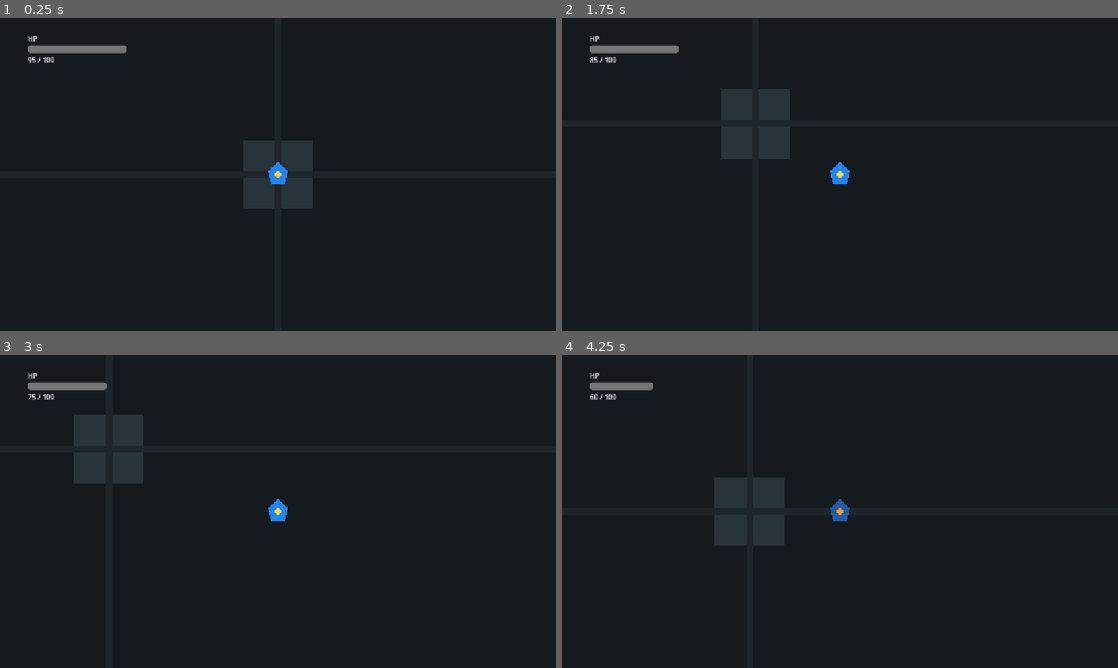
Above: before the commit, frames 1-4 (two rows, left to right).
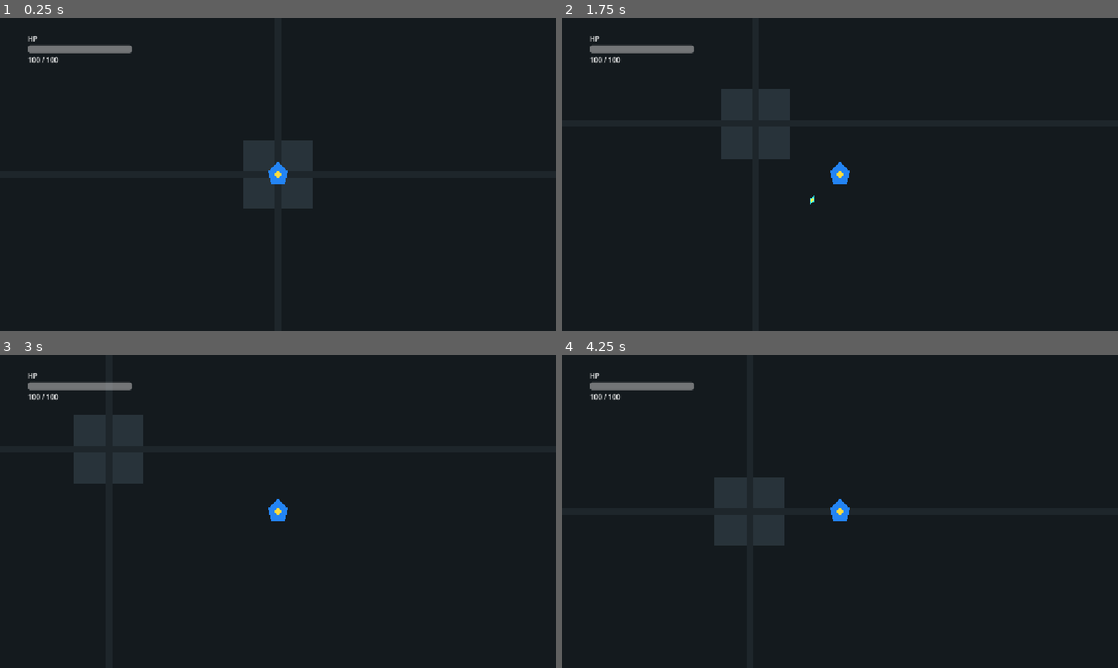
Above: after the commit, the same moments.

Repository: StanisRyz/SuperHeroes
Game: Godot game, scene res://scenes/main/Main.tscn
The game is run twice, just before and just after one commit, with the same random seed, the same clock (stepped at 60 frames per second) and the same inputs.
Inputs:
- Up to frame 1 (0.25 s): no input
- Up to frame 2 (1.75 s): tap Enter at 0.5 s; hold D (move_right) 0.53-1.28 s; hold S (move_down) from 1.28 s (still down)
- Up to frame 3 (3 s): release S (move_down) at 2.03 s; hold D (move_right) 2.03-2.78 s; hold W (move_up) from 2.78 s (still down)
- Up to frame 4 (4.25 s): release W (move_up) at 3.53 s; hold Left (move_left) from 3.53 s (still down)

The runs differ from the first frame. In frame 1, less than 0.1% of the frame differs, in the area x 5-24%, y 8-15%; in frame 2, 0.1%; in frame 3, 0.2%; in frame 4, 0.4%, in the area x 5-52%, y 8-54%.

Commit message:
Add projectile-based player autoattack.
Adds a simple PlayerProjectile scene and script, wires a ProjectileContainer into the arena, and updates PlayerAutoAttack to spawn projectiles toward the nearest valid enemy instead of applying instant damage. Updates README.md and Agents.md while keeping the patch focused on projectile autoattack without adding XP, upgrades, active abilities, mobile controls, or Yandex SDK integration.

Diff:
--- a/scenes/game/Arena.gd
+++ b/scenes/game/Arena.gd
@@ -4,6 +4,7 @@
 
 @onready var player: Node = get_node_or_null("Player")
 @onready var enemy_container: Node = get_node_or_null("EnemyContainer")
+@onready var projectile_container: Node = get_node_or_null("ProjectileContainer")
 @onready var enemy_spawner: Node = get_node_or_null("EnemySpawner")
 @onready var hud: Node = get_node_or_null("GameHUD")
 
@@ -31,6 +32,16 @@
 	else:
 		push_warning("GameHUD does not implement setup(player).")
 
+	var auto_attack := player.get_node_or_null("AutoAttack")
+	if projectile_container == null:
+		push_warning("Arena could not find ProjectileContainer node.")
+	elif auto_attack == null:
+		push_warning("Arena could not find Player/AutoAttack node.")
+	elif auto_attack.has_method("setup_projectile_container"):
+		auto_attack.setup_projectile_container(projectile_container)
+	else:
+		push_warning("AutoAttack does not implement setup_projectile_container(container).")
+
 	if enemy_container == null:
 		push_warning("Arena could not find EnemyContainer node for spawned enemies.")
 	elif enemy_spawner == null:
--- a/scenes/game/Arena.tscn
+++ b/scenes/game/Arena.tscn
@@ -28,6 +28,8 @@
 
 [node name="EnemyContainer" type="Node" parent="."]
 
+[node name="ProjectileContainer" type="Node" parent="."]
+
 [node name="EnemySpawner" parent="." instance=ExtResource("2_enemy_spawner")]
 
 [node name="GameHUD" parent="." instance=ExtResource("3_game_hud")]
--- a/scenes/player/Player.tscn
+++ b/scenes/player/Player.tscn
@@ -1,7 +1,8 @@
-[gd_scene load_steps=5 format=3 uid="uid://player_scene_superheroes"]
+[gd_scene load_steps=6 format=3 uid="uid://player_scene_superheroes"]
 
 [ext_resource type="Script" path="res://scenes/player/Player.gd" id="1_player_script"]
 [ext_resource type="Script" path="res://scenes/player/PlayerAutoAttack.gd" id="2_auto_attack_script"]
+[ext_resource type="PackedScene" path="res://scenes/projectiles/PlayerProjectile.tscn" id="3_player_projectile"]
 
 [sub_resource type="CircleShape2D" id="CircleShape2D_player"]
 radius = 22.0
@@ -28,6 +29,7 @@
 
 [node name="AutoAttack" type="Node" parent="."]
 script = ExtResource("2_auto_attack_script")
+projectile_scene = ExtResource("3_player_projectile")
 
 [node name="AttackRangeArea" type="Area2D" parent="AutoAttack"]
 
--- a/scenes/player/PlayerAutoAttack.gd
+++ b/scenes/player/PlayerAutoAttack.gd
@@ -3,9 +3,12 @@
 @export var attack_damage: int = 5
 @export var attack_interval: float = 0.6
 @export var attack_range: float = 260.0
+@export var projectile_scene: PackedScene
 
+var projectile_container: Node
 var _cooldown := 0.0
 var _enemies_in_range: Array[Node2D] = []
+var _missing_projectile_warning_shown := false
 
 @onready var attack_range_area: Area2D = get_node_or_null("AttackRangeArea")
 @onready var attack_shape: CollisionShape2D = get_node_or_null("AttackRangeArea/CollisionShape2D")
@@ -37,8 +40,12 @@
 	if enemy == null:
 		return
 
-	enemy.take_damage(attack_damage)
-	_cooldown = attack_interval
+	if _spawn_projectile(enemy):
+		_cooldown = attack_interval
+
+
+func setup_projectile_container(container: Node) -> void:
+	projectile_container = container
 
 
 func _on_attack_range_area_body_entered(body: Node2D) -> void:
@@ -73,13 +80,40 @@
 		body is Node2D
 		and is_instance_valid(body)
 		and not body.is_queued_for_deletion()
-		and (body.is_in_group("enemies") or body.has_method("take_damage"))
+		and (body.is_in_group("enemies") or body.has_method("die"))
 		and body.has_method("take_damage")
 	)
 
 
 func _cleanup_invalid_enemies() -> void:
 	_enemies_in_range = _enemies_in_range.filter(_is_valid_enemy)
+
+
+func _spawn_projectile(enemy: Node2D) -> bool:
+	if projectile_scene == null or projectile_container == null:
+		if not _missing_projectile_warning_shown:
+			push_warning("PlayerAutoAttack is missing projectile_scene or projectile_container.")
+			_missing_projectile_warning_shown = true
+		return false
+
+	var projectile_node := projectile_scene.instantiate()
+	if not projectile_node is Node2D:
+		push_warning("PlayerAutoAttack projectile_scene root must be Node2D.")
+		projectile_node.queue_free()
+		return false
+
+	var projectile := projectile_node as Node2D
+	var direction := (enemy.global_position - owner_body.global_position).normalized()
+	var spawn_position := owner_body.global_position + direction * 24.0
+
+	projectile_container.add_child(projectile)
+	if projectile.has_method("setup"):
+		projectile.setup(spawn_position, enemy, attack_damage)
+	else:
+		push_warning("Player projectile does not implement setup(origin, target, damage).")
+		projectile.global_position = spawn_position
+
+	return true
 
 
 func _update_attack_range_shape() -> void:
--- /dev/null
+++ b/scenes/projectiles/PlayerProjectile.gd
@@ -0,0 +1,67 @@
+extends Area2D
+
+@export var speed: float = 520.0
+@export var max_lifetime: float = 2.0
+@export var hit_radius: float = 10.0
+
+var damage: int
+var target: Node2D
+var direction := Vector2.RIGHT
+var _lifetime := 0.0
+var _has_hit := false
+
+@onready var collision_shape: CollisionShape2D = get_node_or_null("CollisionShape2D")
+
+func _ready() -> void:
+	if not body_entered.is_connected(_on_body_entered):
+		body_entered.connect(_on_body_entered)
+
+	var circle := collision_shape.shape as CircleShape2D if collision_shape != null else null
+	if circle != null:
+		circle.radius = hit_radius
+
+
+func setup(origin: Vector2, new_target: Node2D, new_damage: int) -> void:
+	global_position = origin
+	target = new_target
+	damage = new_damage
+
+	if is_instance_valid(target):
+		var offset := target.global_position - global_position
+		if not offset.is_zero_approx():
+			direction = offset.normalized()
+
+
+func _physics_process(delta: float) -> void:
+	_lifetime += delta
+	if _lifetime >= max_lifetime:
+		queue_free()
+		return
+
+	if is_instance_valid(target):
+		var offset := target.global_position - global_position
+		if not offset.is_zero_approx():
+			direction = offset.normalized()
+
+	if not direction.is_zero_approx():
+		global_position += direction.normalized() * speed * delta
+		rotation = direction.angle()
+
+
+func _on_body_entered(body: Node2D) -> void:
+	if _has_hit or not _is_valid_enemy(body):
+		return
+
+	_has_hit = true
+	body.take_damage(damage)
+	queue_free()
+
+
+func _is_valid_enemy(body: Node) -> bool:
+	return (
+		body is Node2D
+		and is_instance_valid(body)
+		and not body.is_queued_for_deletion()
+		and body.has_method("take_damage")
+		and (body.is_in_group("enemies") or body.has_method("die"))
+	)
--- /dev/null
+++ b/scenes/projectiles/PlayerProjectile.tscn
@@ -0,0 +1,20 @@
+[gd_scene load_steps=3 format=3 uid="uid://player_projectile_scene_superheroes"]
+
+[ext_resource type="Script" path="res://scenes/projectiles/PlayerProjectile.gd" id="1_projectile_script"]
+
+[sub_resource type="CircleShape2D" id="CircleShape2D_projectile"]
+radius = 10.0
+
+[node name="PlayerProjectile" type="Area2D"]
+script = ExtResource("1_projectile_script")
+
+[node name="Body" type="Polygon2D" parent="."]
+color = Color(0.18, 0.95, 1, 1)
+polygon = PackedVector2Array(12, 0, 0, 7, -12, 0, 0, -7)
+
+[node name="Core" type="Polygon2D" parent="."]
+color = Color(1, 0.94, 0.28, 1)
+polygon = PackedVector2Array(6, 0, 0, 4, -6, 0, 0, -4)
+
+[node name="CollisionShape2D" type="CollisionShape2D" parent="."]
+shape = SubResource("CircleShape2D_projectile")
Not shown, added: scenes/projectiles/PlayerProjectile.gd.uid
Not shown, changed: Agents.md
Not shown, changed: README.md
